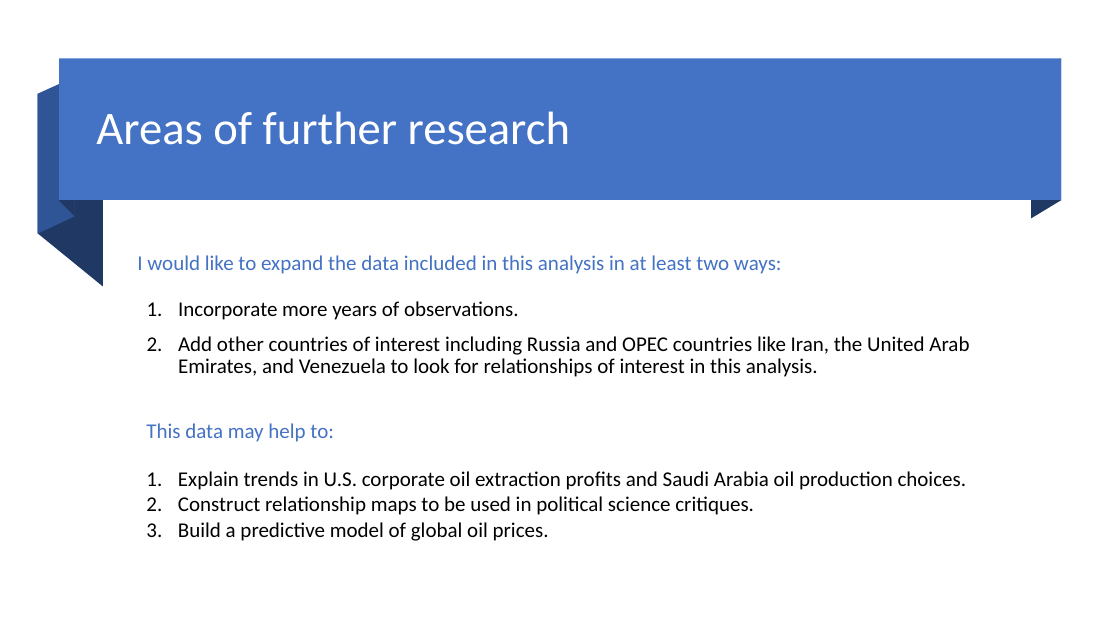
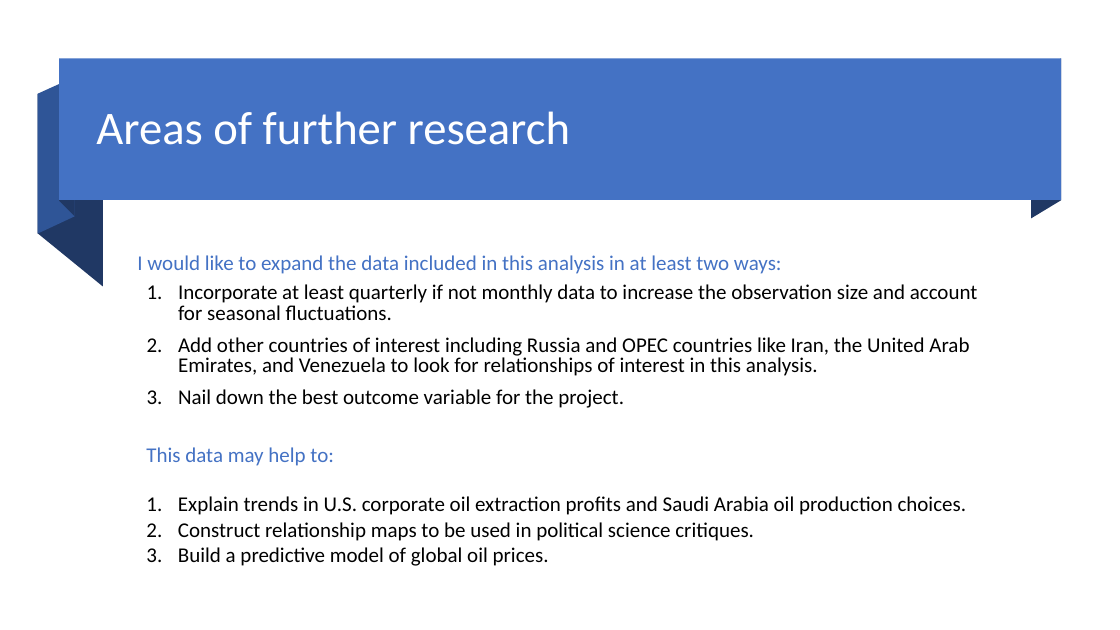
Before and after one commit to dray89/datascience_project, a slide deck: slide 13 of debraray_bootcampProjectProposal.pptx. Drawn at 1120x630 pixels with LibreOffice and Linux fonts; fonts in the diff are those of the drawing. Boxes give left, top, right and bottom in pixels: in the first picture for what was removed or moved away, otherwise in the second. Text is boxed around its words. In the diff, an @@ line names an element or a change of style, - is before the commit and + after.

```diff
--- a/debraray_bootcampProjectProposal.pptx
+++ b/debraray_bootcampProjectProposal.pptx
@@ text at (x1=178, y1=284, x2=978, y2=320): text changed @@
-1. Incorporate more years of observations.
+1. Incorporate at least quarterly if not monthly data to increase the observation size and account for seasonal fluctuations.
@@ text at (x1=178, y1=389, x2=624, y2=408): paragraph added @@
+3. Nail down the best outcome variable for the project.
@@ text "This data may help to:" moved from (x1=146, y1=423, x2=333, y2=442) to (x1=146, y1=447, x2=333, y2=466) @@
@@ text "Explain trends in U.S. corporate ..." moved from (x1=178, y1=471, x2=967, y2=541) to (x1=178, y1=496, x2=967, y2=566) @@
```
